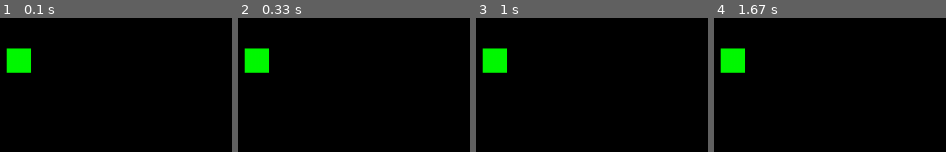
Above: before the commit, frames 1-4 (left to right).
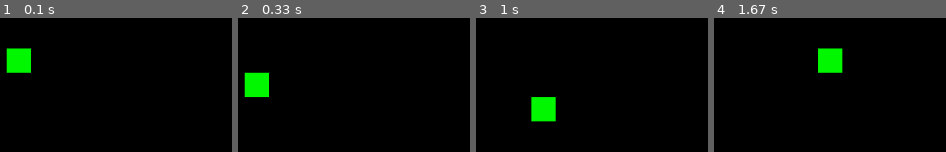
Above: after the commit, the same moments.

Repository: David-cantCode/snake-pygame
Game: pygame game, started from main.py
Two runs of this game, one before a commit and one after it. Both use one fixed random seed, a clock stepped at 60 frames per second and the inputs below.
Inputs:
- Up to frame 1 (0.1 s): no input
- Up to frame 2 (0.33 s): no input
- Up to frame 3 (1 s): hold D 0.33-0.8 s; hold W from 0.83 s (still down)
- Up to frame 4 (1.67 s): release W at 1.27 s; hold D from 1.3 s (still down)

Frame 1 is identical in both runs. In frame 2, 3.9% of the frame differs, in the area x 2-14%, y 22-59%; in frame 3, 4.0%, in the area x 2-35%, y 22-78%; in frame 4, 4.0%.

Commit message:
player moves, starting to look like snake

Diff:
--- a/main.py
+++ b/main.py
@@ -14,9 +14,42 @@
 
 
 class Player:
-    def __init__(self,position, direction):
-        self.position = position
-        self.direction = direction
+    def __init__(self, position, direction, last_positions, size):
+
+        #idea for movement:
+            #store head pos in position
+            #have rest of the body in a array called last_posisitons
+
+
+        self.position = list(position)
+        self.direction = list(direction)  #gotta conv to list bc you cant assign values to tuples which is dumb
+        self.last_positions = last_positions
+        self.size = size
+
+
+
+
+    def move(self):
+
+
+        #wrap around the screen when going too far left, right, up , down
+
+        if self.position[0] >= map.cols * settings.sqaure_size:
+            self.position[0] = 0
+        if self.position[0] < 0:
+            self.position[0] = (map.cols - 1) * settings.sqaure_size
+
+        if self.position[1] >= map.rows * settings.sqaure_size:
+            self.position[1] = 0
+        if self.position[1] < 0:
+            self.position[1] = (map.rows - 1) * settings.sqaure_size
+
+
+
+
+    #update head pos                                       #* tile size to lock to map
+        self.position[0] += self.direction[0] * settings.sqaure_size
+        self.position[1] += self.direction[1] * settings.sqaure_size
 
 
 
@@ -24,22 +57,10 @@
 
 
 
-    def move(self):
-        if self.position[0] > map.cols: self.position[0] = 0
-        if self.position[0] < 0: self.position[0] = map.cols
-
-        if self.position[1] > map.rows: self.position[1] = 0
-        if self.position[1] < 0: self.position[1] = map.rows
-
-        #self.position += direction
-
-            #Note: what the fuck does this even mean
-            #what was i thinking when i wrote this shit lmao
-
-
-
     def draw(self):
         py.draw.rect(screen, (0,250,0), (self.position[0], self.position[1], settings.sqaure_size, settings.sqaure_size))
+        print(f" Pos: {self.position[0]} , {self.position[1]}")
+        print(f" Dir : {self.direction[0]} , {self.direction[1]}")
 
 
 
@@ -48,9 +69,7 @@
 
 
 
-
-
-player = Player((250,250), (0,0))
+player = Player((250,250), (0,1), [0], 1 )
 
 
 
@@ -78,10 +97,25 @@
         if event.type == py.QUIT:
             running = False
 
-        screen.fill((0, 0, 0))
-        player.draw()
+
+        #key interupts
+        if event.type == py.KEYDOWN:
+            if event.key == py.K_w:
+                player.direction = (0,-1)
+            if event.key == py.K_s:
+                player.direction = (0,1)
+
+            if event.key == py.K_a:
+                player.direction = (-1,0)
+            if event.key == py.K_d:
+                player.direction = (1,0)
 
 
 
+    screen.fill((0, 0, 0))
+    player.draw()
+    player.move()
+
+
     py.display.flip()
-    clock.tick(30)
+    clock.tick(5)
